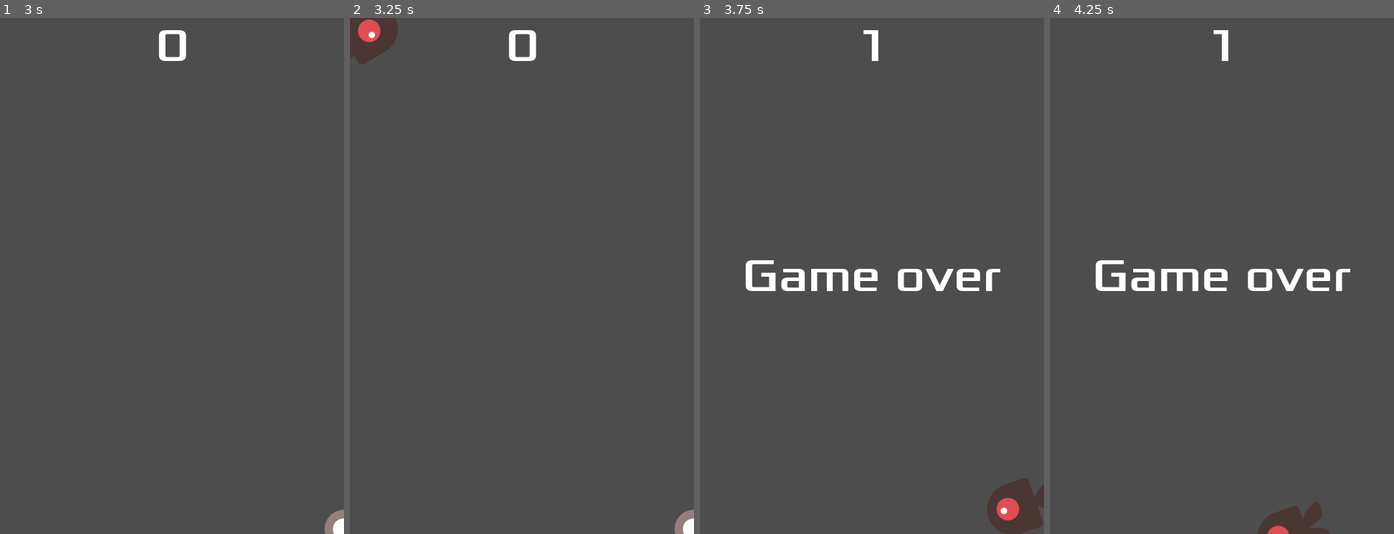
Above: before the commit, frames 1-4 (left to right).
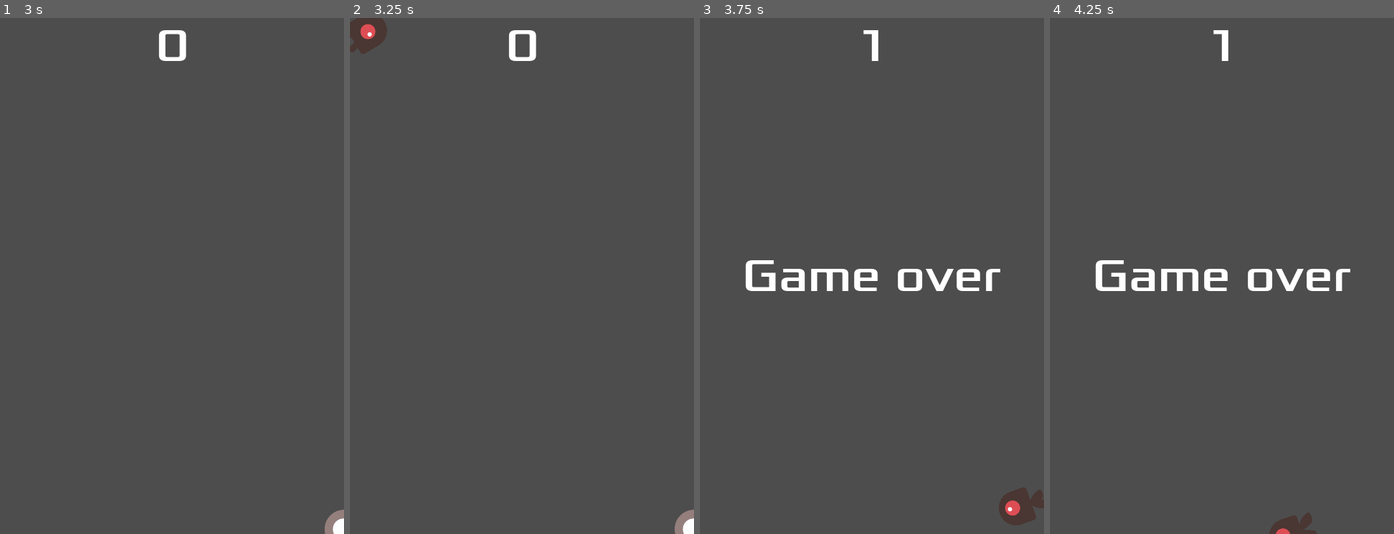
Above: after the commit, the same moments.

Repository: Zayoxy/dodge-the-creeps
Game: Godot game, scene res://scenes/main.tscn
Same seed, same stepped clock (60 frames per second), same inputs: the game is played once before the commit and once after it.
Inputs:
- Up to frame 1 (3 s): click "Start" at 0.5 s; tap Enter at 1.25 s; hold D (move_right) 1.28-2.03 s; hold S (move_down) 2.03-2.78 s; hold D (move_right) from 2.78 s (still down)
- Up to frame 2 (3.25 s): keep holding D (move_right)
- Up to frame 3 (3.75 s): release D (move_right) at 3.53 s; hold W (move_up) from 3.53 s (still down)
- Up to frame 4 (4.25 s): keep holding W (move_up)

Frame 1 is identical in both runs. In frame 2, 0.5% of the frame differs, in the area x 0-14%, y 0-9%; in frame 3, 0.8%, in the area x 83-100%, y 89-100%; in frame 4, 0.5%.

Commit message:
fix(mob): scaling to 0.5 instead of 0.75

Diff:
--- a/scenes/mob.tscn
+++ b/scenes/mob.tscn
@@ -45,8 +45,8 @@
 }]
 
 [sub_resource type="CapsuleShape2D" id="CapsuleShape2D_ij58t"]
-radius = 34.0
-height = 94.0
+radius = 23.0
+height = 64.0
 
 [node name="Mob" type="RigidBody2D" node_paths=PackedStringArray("animated_sprite", "collision_shape") groups=["mobs"]]
 collision_mask = 0
@@ -57,7 +57,7 @@
 metadata/_edit_group_ = true
 
 [node name="AnimatedSprite2D" type="AnimatedSprite2D" parent="."]
-scale = Vector2(0.75, 0.75)
+scale = Vector2(0.5, 0.5)
 sprite_frames = SubResource("SpriteFrames_wcvni")
 animation = &"walk"
 frame_progress = 0.872682
